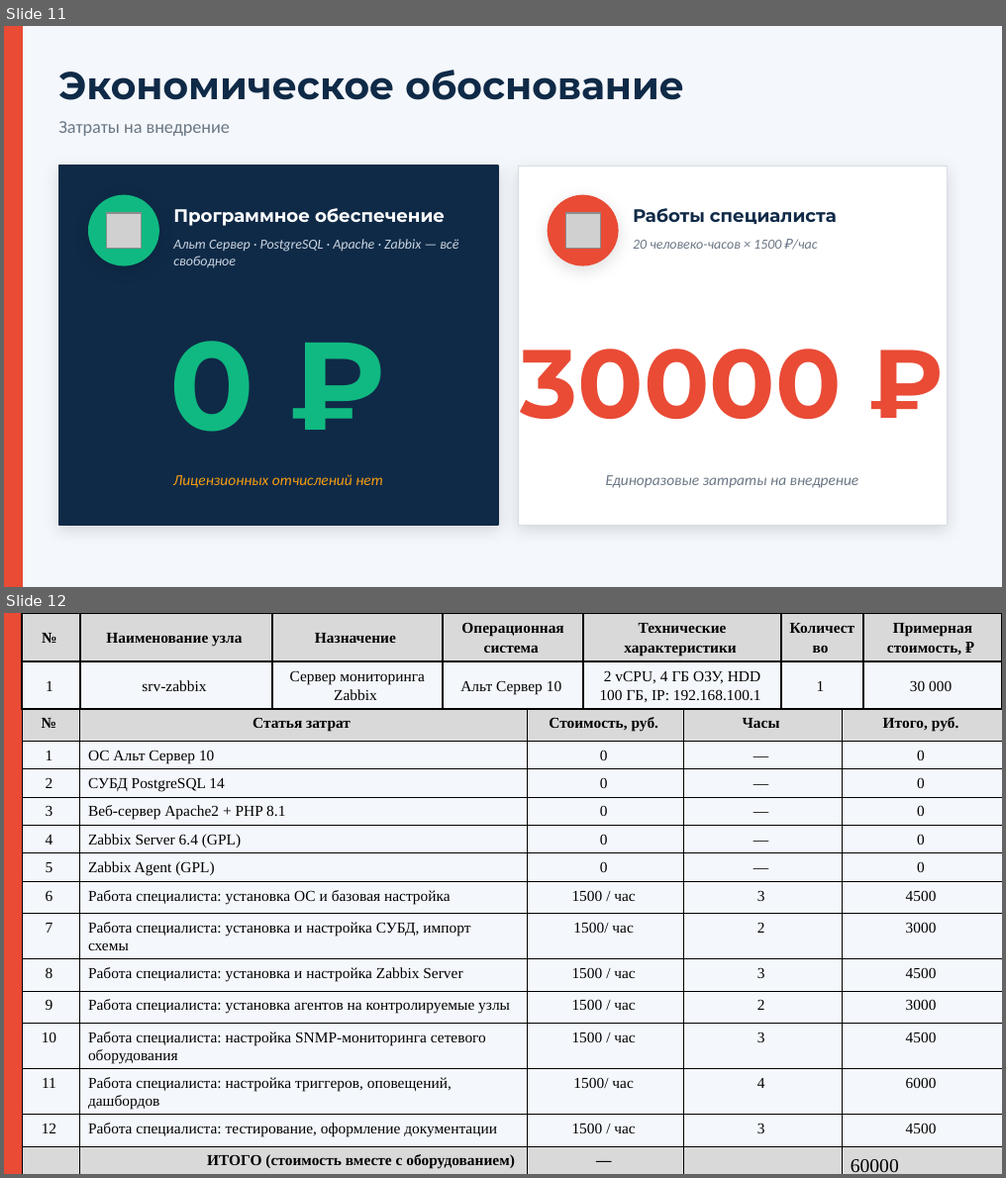
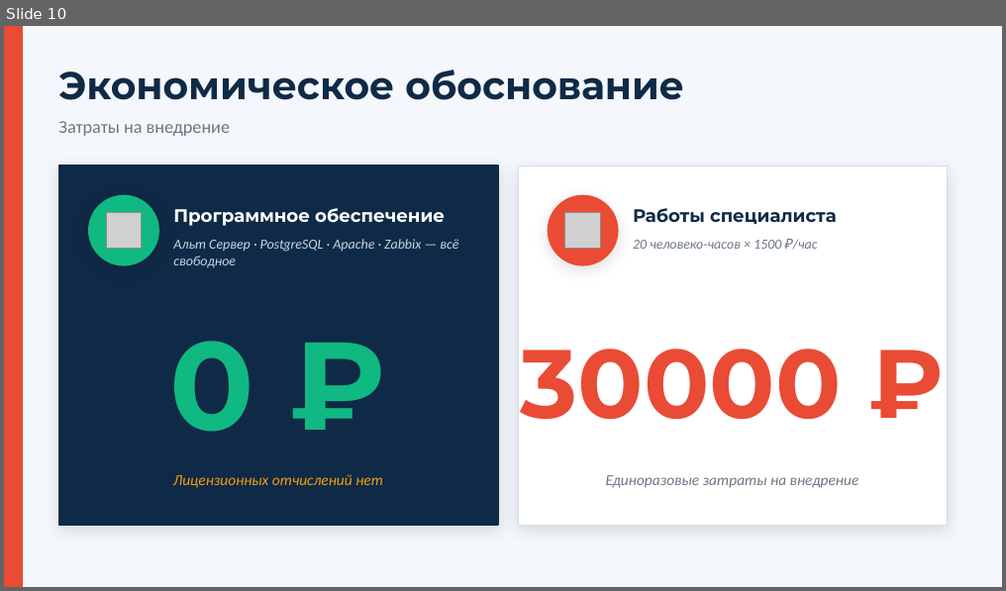
Before and after one commit to koki2222/dimloll, a slide deck: Презентация (1).pptx. Shown one above the other, each under a label of ours: slides 11 and 12 before the commit, slide 10 after it. The pictures are 1006x1178 and 1006x591 pixels, drawn with LibreOffice and Linux fonts; fonts in the diff are those of the drawing; grey boxes stand for pictures. Boxes give left, top, right and bottom in pixels: in the first picture for what was removed or moved away, otherwise in the second. Text is boxed around its words. In the diff, an @@ line names an element or a change of style, - is before the commit and + after.

```diff
--- a/Презентация (1).pptx
+++ b/Презентация (1).pptx
@@ slide 12 removed at bbox=[4, 613, 1002, 1174], background #F4F7FB @@
@@ rectangle removed at bbox=[4, 613, 22, 1173] @@
@@ table removed at bbox=[22, 613, 1002, 708], 2 rows, 7 columns @@
-№ | Наименование узла | Назначение | Операционная система | Технические характеристики | Количество | Примерная стоимость, ₽
-1 | srv-zabbix | Сервер мониторинга Zabbix | Альт Сервер 10 | 2 vCPU, 4 ГБ ОЗУ, HDD 100 ГБ, IP: 192.168.100.1 | 1 | 30 000
@@ table removed at bbox=[22, 709, 1002, 1174], 14 rows, 5 columns @@
-№ | Статья затрат | Стоимость, руб. | Часы | Итого, руб.
-1 | ОС Альт Сервер 10 | 0 | — | 0
-2 | СУБД PostgreSQL 14 | 0 | — | 0
-3 | Веб-сервер Apache2 + PHP 8.1 | 0 | — | 0
-4 | Zabbix Server 6.4 (GPL) | 0 | — | 0
-5 | Zabbix Agent (GPL) | 0 | — | 0
-6 | Работа специалиста: установка ОС и базовая настройка | 1500 / час | 3 | 4500
-7 | Работа специалиста: установка и настройка СУБД, импорт схемы | 1500/ час | 2 | 3000
-8 | Работа специалиста: установка и настройка Zabbix Server | 1500 / час | 3 | 4500
-9 | Работа специалиста: установка агентов на контролируемые узлы | 1500 / час | 2 | 3000
-10 | Работа специалиста: настройка SNMP-мониторинга сетевого оборудования | 1500 / час | 3 | 4500
-11 | Работа специалиста: настройка триггеров, оповещений, дашбордов | 1500/ час | 4 | 6000
-12 | Работа специалиста: тестирование, оформление документации | 1500 / час | 3 | 4500
- | ИТОГО (стоимость вместе с оборудованием) | — |  | 60000
@@ what was slide 11 is now slide 10 @@
```
Also in this commit, not shown: 3 slides changed, 1 other slide removed, 1 other file.
